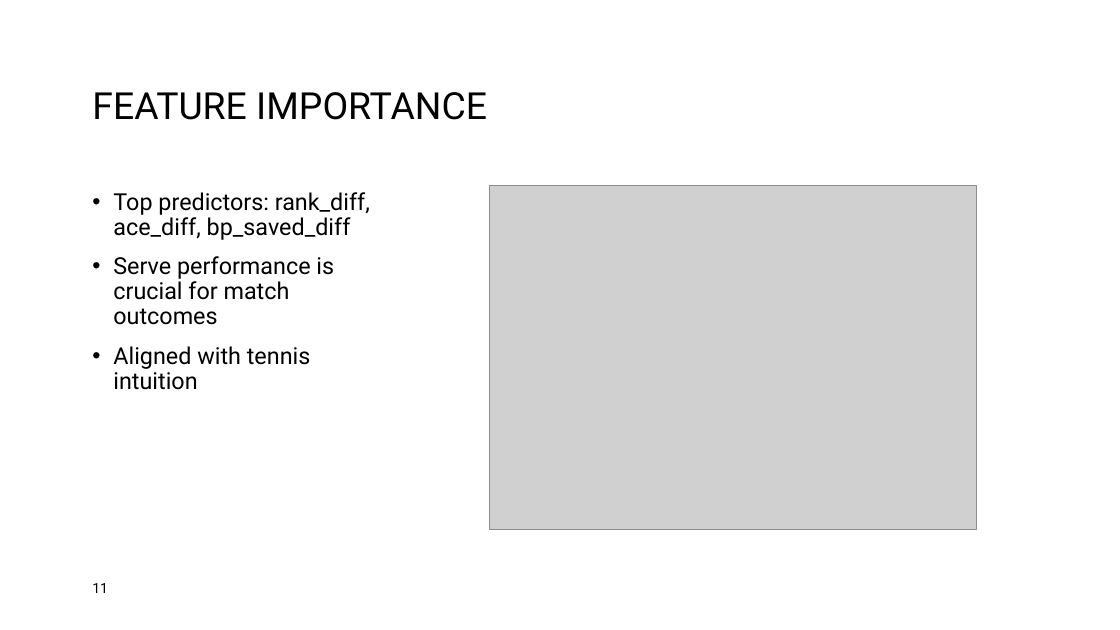
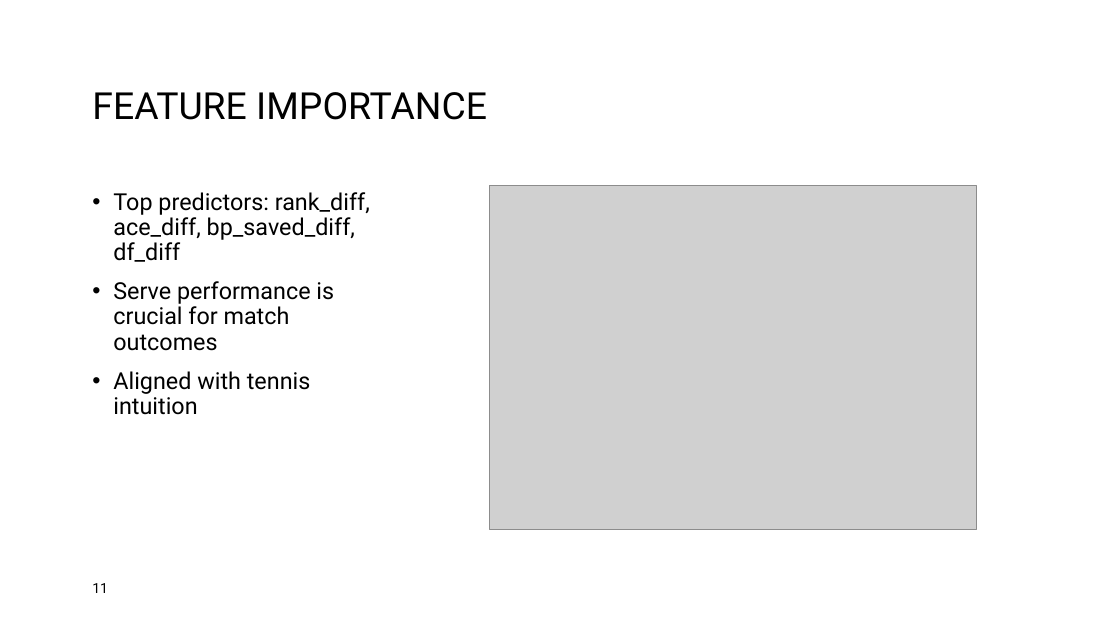
Before and after one commit to FriligkosG/DS207_Final_Project, a slide deck: slide 11 of presentation/DS 207 Final Project Presentation.pptx. Drawn at 1120x630 pixels with LibreOffice and Linux fonts; fonts in the diff are those of the drawing; grey boxes stand for pictures; background and template pictures are left out. Boxes give left, top, right and bottom in pixels: in the first picture for what was removed or moved away, otherwise in the second. Text is boxed around its words. In the diff, an @@ line names an element or a change of style, - is before the commit and + after.

Commit message:
Update final project presentation

```diff
--- a/presentation/DS 207 Final Project Presentation.pptx
+++ b/presentation/DS 207 Final Project Presentation.pptx
@@ text at box(113, 192, 370, 262): text changed @@
-• Top predictors: rank_diff, ace_diff, bp_saved_diff
+• Top predictors: rank_diff, ace_diff, bp_saved_diff, df_diff
```
